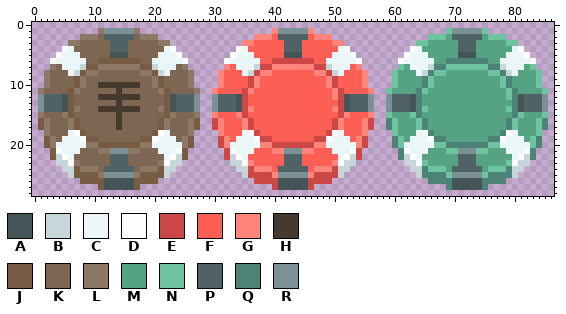
Edited in one commit: sprite sheet (assets/2x/stakes.png). The picture above was drawn from the file before the commit.
The file is 174x58 pixels, drawn in blocks of 2x2; one block is one cell here.
Palette (. is transparent): A #445457  B #c7d6d9  C #ebf6f8  D #fdfdfd  E #cc4846  F #fd5f55  G #ff847c  H #46392e  J #775c43  K #7e6752  L #8d7865  M #55a383  N #6ec3a0  P #4f6367  Q #4d8276  R #7c9195
Pixels before (only the part around the change), first column x 26:
 0 .......................................
 1 ..............GRRRRRG..................
 2 ...........GGGFPPPPPFGGG...............
 3 .........GGFFFFFPPPFFFFFGG............N
 4 ........DCFFFFFFPPPFFFFFFCD..........DC
 5 .......DCCCFFFFFAAAFFFFFCCCD........DCC
 6 ......DCCCCCFFEEEEEEEFFCCCCCD......DCCC
 7 ......GFCCCBEEGGGGGGGEEBCCCFG......NMCC
 8 L....GFFFCBEGGFFFFFFFGGEBCFFFG....NMMMC
 9 L....GFFFFEGFFFFFFFFFFFGEFFFFG....NMMMM
10 L....GFFFFEGFFFFFFFFFFFGEFFFFG....NMMMM
11 KL..GFFFFEGFFFFFFFFFFFFFGEFFFFG..NMMMMQ
12 PR..RPPPAEFFFFFFFFFFFFFFGEAPPPR..RPPPAQ
13 PR..RPPPAEFFFFFFFFFFFFFFFEAPPPR..RPPPAQ
14 PR..RPPPAEGFFFFFFFFFFFFFGEAPPPR..RPPPAQ
15 KL..GFFFGEFFFFFFFFFFFFFFFEGFFFG..NMMMNQ
16 LJ..EGFFFGEFFFFFFFFFFFFFEGFFFGE..QNMMMN
17 LJ..EGFFFGEFFFFFFFFFFFFFEGFFFGE..QNMMMN
18 L....GFFFCDEFFFFFFFFFFFEDCFFFG....NMMMC
19 J....EGFCCCDEEFFFFFFFEEDCCCFGE....QNMCC
20 J....EGCCCCCGGEEEEEEEGGCCCCCGE....QNCCC
21 ......EDCCCFFFGGRRRGGFFFCCCDE......QDCC
22 ......EBDCFFFFFFPPPFFFFFFCDBE......QBDC
23 .......BBDGFFFFFPPPFFFFFGDBB........BBD
24 ........BBEGGGFPPPPPFGGGEBB..........BB
25 .........BEEEEGRRRRRGEEEEB............B
26 ...........EEEEAAAAAEEEE...............
27 ..............EAAAAAE..................
28 .......................................
Now the later version:
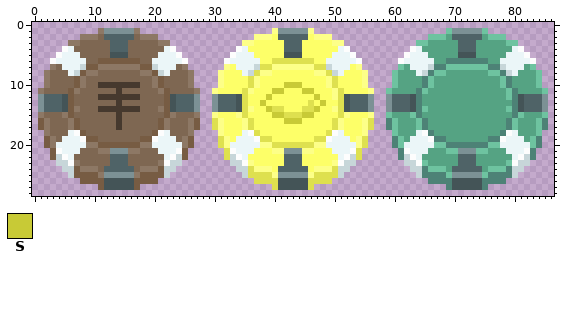
Colours new in this view: S #c8ca36
Diff:
colour E: #cc4846 -> #dee04f
colour F: #fd5f55 -> #fdff68
colour G: #ff847c -> #fdff88
y 10: x 42..44 FFF -> SSS
y 11: x 40..41 FF -> SS; x 45..46 FF -> SS
y 12: x 39 F -> S; x 47 F -> S
y 13: x 38 F -> S; x 46 F -> E; x 48 F -> S
y 14: x 39..41 FFF -> SEE; x 45..47 FFF -> EES
y 15: x 40..46 FFFFFFF -> SSEEESS
y 16: x 42..44 FFF -> SSS
Pixel boxes of the changes (left, top, right, bottom) in both pictures:
changed: (212, 28, 374, 190)
